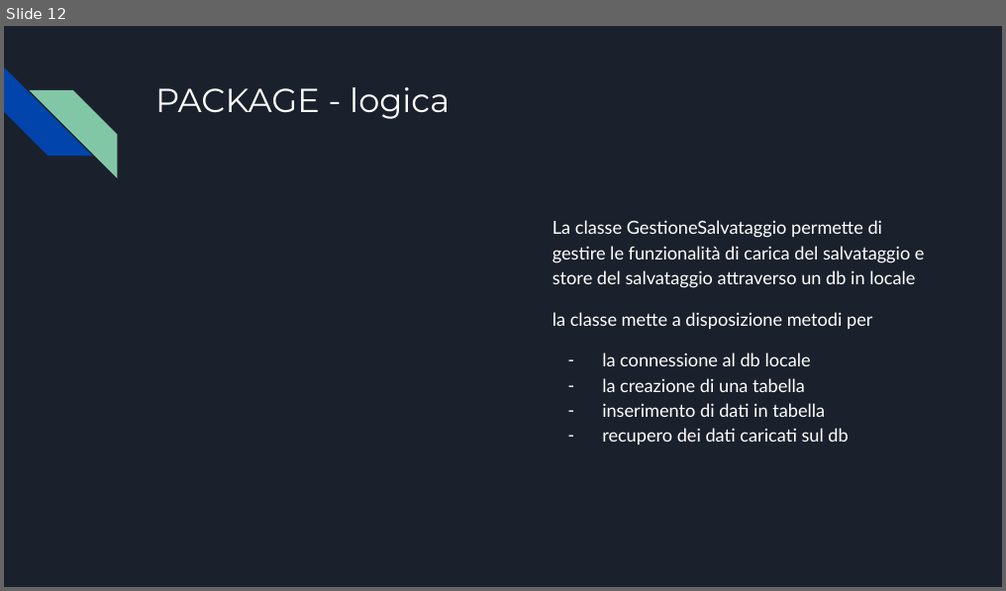
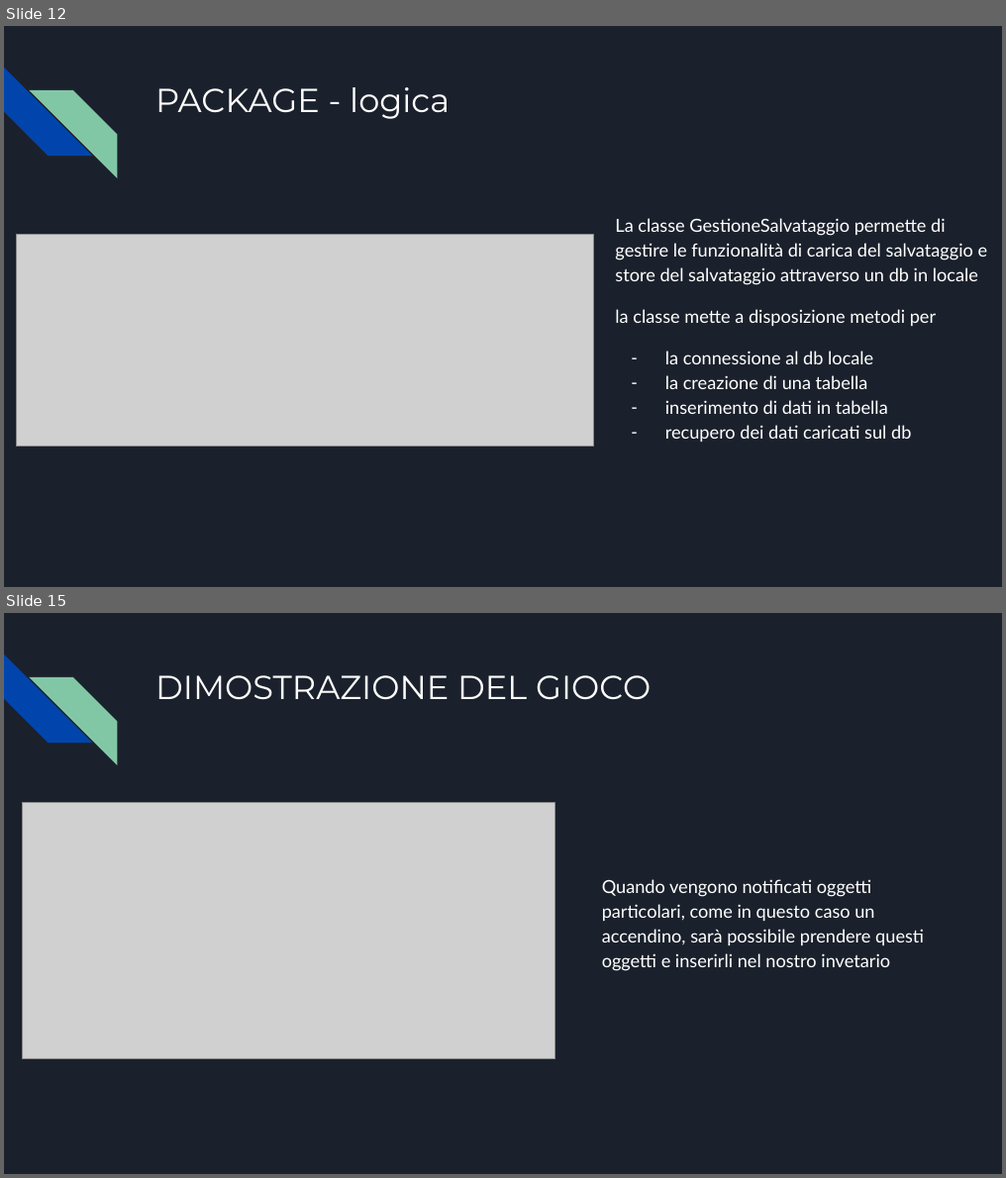
Before and after one commit to vitomarzocca/Esame-MAP, a slide deck: Presentazione senza titolo.pptx. Shown one above the other, each under a label of ours: slide 12 before the commit, slides 12 and 15 after it; the slides between them are not shown. The pictures are 1006x591 and 1006x1178 pixels, drawn with LibreOffice and Linux fonts; fonts in the diff are those of the drawing; grey boxes stand for pictures. Boxes give left, top, right and bottom in pixels: in the first picture for what was removed or moved away, otherwise in the second. Text is boxed around its words. In the diff, an @@ line names an element or a change of style, - is before the commit and + after.

```diff
--- a/Presentazione senza titolo.pptx
+++ b/Presentazione senza titolo.pptx
@@ slide 15 added at (4,613,1002,1174), background #1B212C; not listed: 2 template elements that a slide beside it also shows @@
@@ title added at (155,675,650,700), 24 pt, text #FFFFFF @@
+DIMOSTRAZIONE DEL GIOCO
@@ picture added at (22,803,554,1059) @@
@@ text added at (602,879,924,971), 13 pt, text #FFFFFF @@
+Quando vengono notificati oggetti particolari, come in questo caso un accendino, sarà possibile prendere questi oggetti e inserirli nel nostro invetario
@@ slide 12 changed as well @@
@@ text "La classe GestioneSalvataggio permette di ...": place and size @@
-text "La classe GestioneSalvataggio permette di ..." at (552,220,925,445)
+text "La classe GestioneSalvataggio permette di ..." at (615,218,988,442)
@@ picture added at (16,235,594,446) @@
```
Also in this commit, not shown: 10 other slides changed, 8 other slides added, 4 other files.
